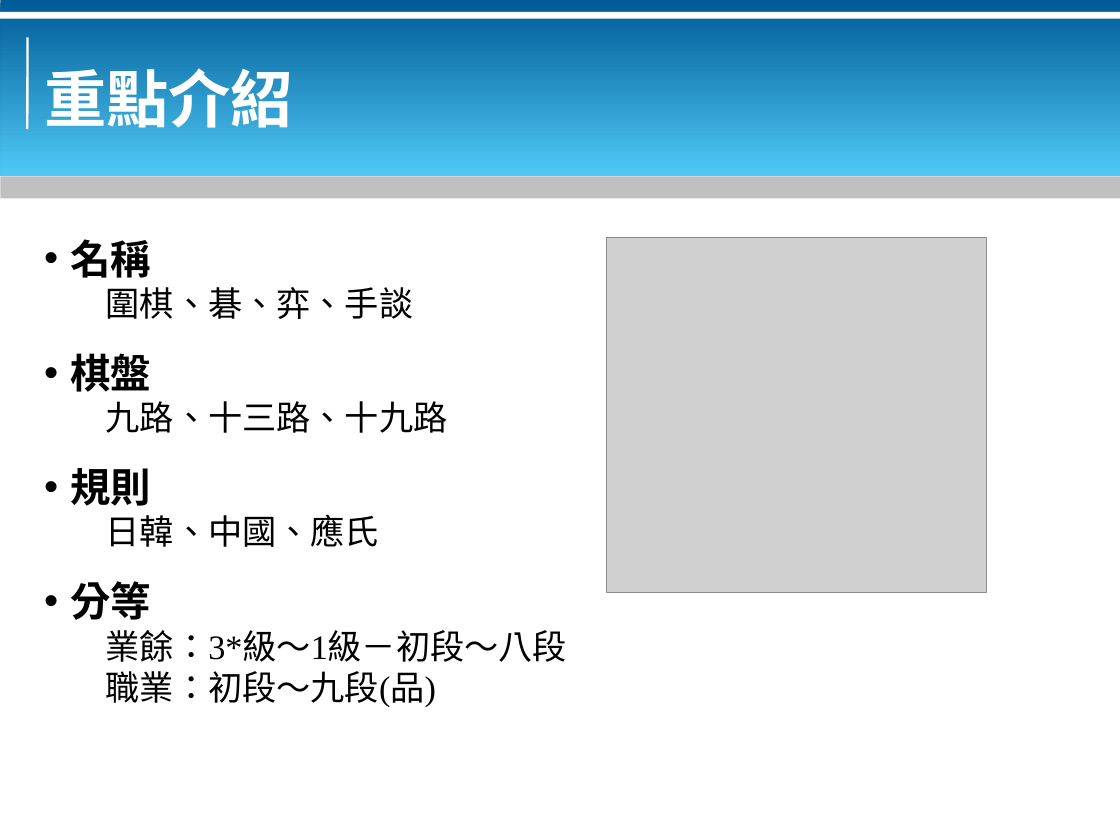
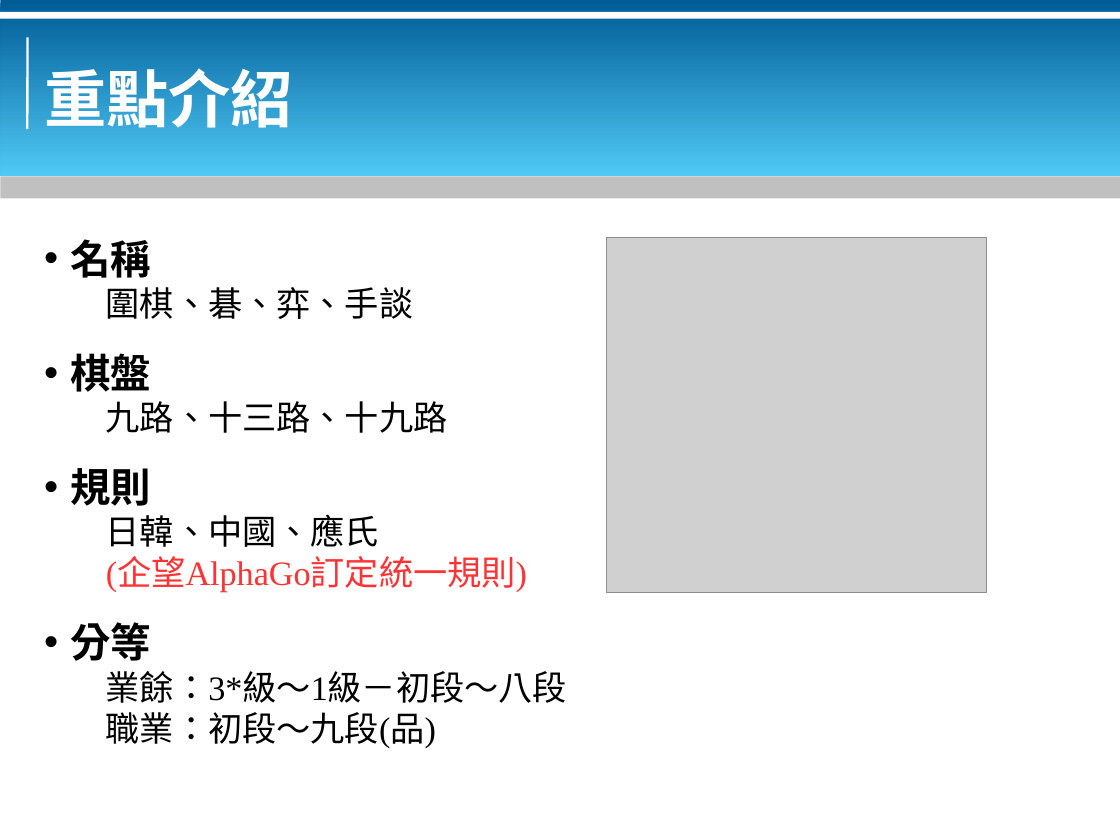
Before and after one commit to bluebat/.presentations, a slide deck: slide 3 of go-doorway.odp. Drawn at 1120x840 pixels with LibreOffice and Linux fonts; fonts in the diff are those of the drawing; grey boxes stand for pictures; background and template pictures are left out. Boxes give left, top, right and bottom in pixels: in the first picture for what was removed or moved away, otherwise in the second. Text is boxed around its words. In the diff, an @@ line names an element or a change of style, - is before the commit and + after.

```diff
--- a/go-doorway.odp
+++ b/go-doorway.odp
@@ text at <box>106,558,527,592</box>: paragraph added @@
+(企望AlphaGo訂定統一規則)
```
Also in this commit, not shown: 2 other slides changed, 6 other files.
